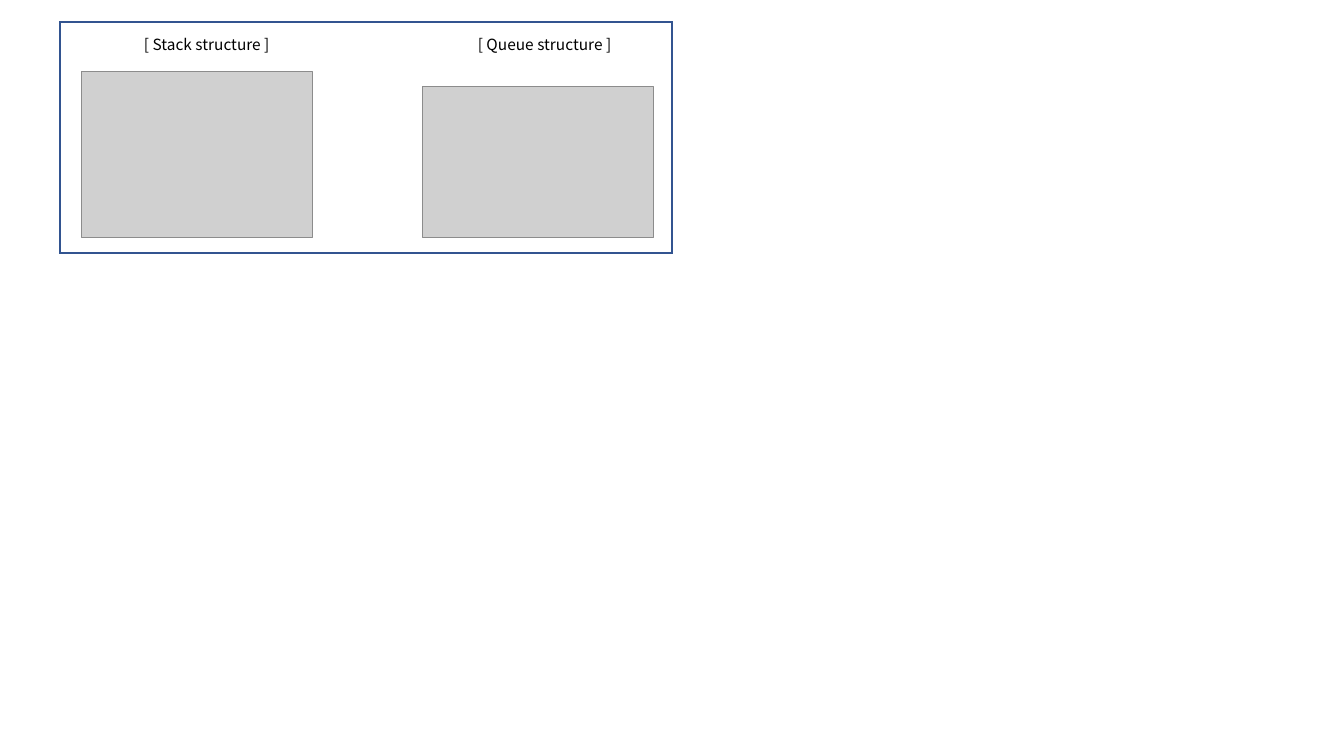
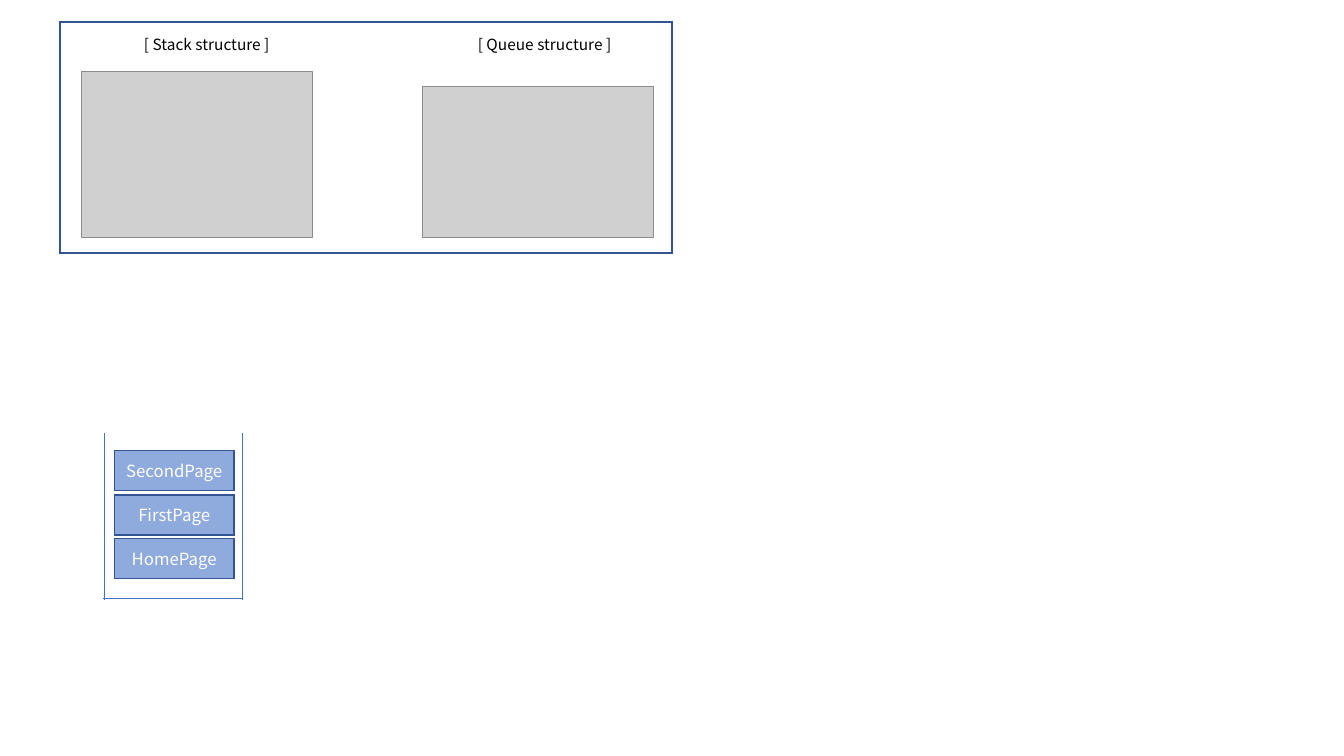
Before and after one commit to farmerkyh/flutter_widget_template, a slide deck: slide 1 of navigator_route/navigator_route.pptx. Drawn at 1344x756 pixels with LibreOffice and Linux fonts; fonts in the diff are those of the drawing; grey boxes stand for pictures. Boxes give left, top, right and bottom in pixels: in the first picture for what was removed or moved away, otherwise in the second. Text is boxed around its words. In the diff, an @@ line names an element or a change of style, - is before the commit and + after.

```diff
--- a/navigator_route/navigator_route.pptx
+++ b/navigator_route/navigator_route.pptx
@@ line added from (104, 434) to (104, 600), #4472C4 0.5 pt @@
@@ line added from (243, 434) to (243, 600), #4472C4 0.5 pt @@
@@ rectangle added at box(115, 451, 235, 491), fill #8FAADC, outline #325491 1 pt, 12 pt, text #FFFFFF @@
+SecondPage
@@ rectangle added at box(115, 495, 235, 535), fill #8FAADC, outline #325491 1 pt, 12 pt, text #FFFFFF @@
+FirstPage
@@ rectangle added at box(115, 538, 235, 579), fill #8FAADC, outline #325491 1 pt, 12 pt, text #FFFFFF @@
+HomePage
@@ line added from (104, 599) to (243, 599), #4472C4 0.5 pt @@
```
Also in this commit, not shown: 2 other files.
